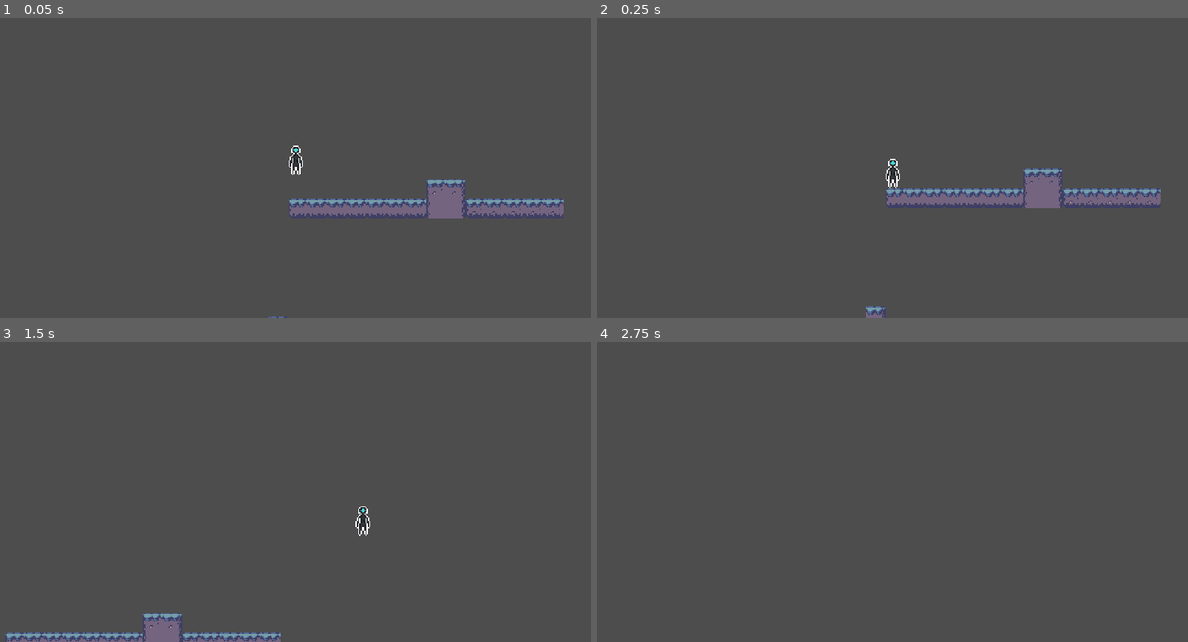
Above: before the commit, frames 1-4 (two rows, left to right).
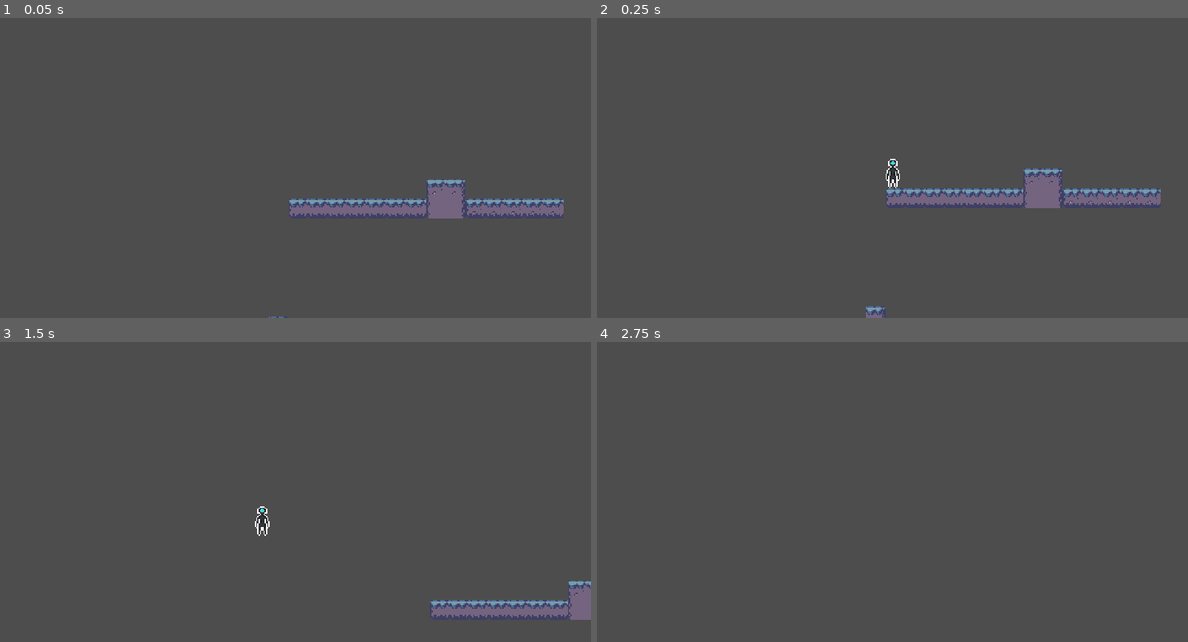
Above: after the commit, the same moments.

Repository: javsorbla/tfg-rotlc
Game: Godot game, scene res://scenes/Tutorial.tscn
Same seed, same stepped clock (60 frames per second), same inputs: the game is played once before the commit and once after it.
Inputs:
- Up to frame 1 (0.05 s): no input
- Up to frame 2 (0.25 s): no input
- Up to frame 3 (1.5 s): tap Enter (ui_accept) at 0.5, 0.77 s; hold Right (ui_right) from 0.53 s (still down)
- Up to frame 4 (2.75 s): tap Enter (ui_accept) at 1.52 s; release Right (ui_right) at 2.03 s; hold Left (ui_left) from 2.03 s (still down)

The runs differ from the first frame. In frame 1, 0.2% of the frame differs, in the area x 48-52%, y 42-53%; in frame 2, nothing differs; in frame 3, 3.2%, in the area x 0-100%, y 54-100%; in frame 4, nothing differs.

Commit message:
feat: crear estructura de carpetas de enemigos

Diff:
--- /dev/null
+++ b/Juego/enemies/bosses/Void.tscn
@@ -0,0 +1,5 @@
+[gd_scene format=3 uid="uid://735r17khk51e"]
+
+[node name="Vacio" type="CharacterBody2D"]
+
+[node name="CollisionShape2D" type="CollisionShape2D" parent="."]
--- a/Juego/player/Player.tscn
+++ b/Juego/player/Player.tscn
@@ -18,6 +18,11 @@
 "name": &"idle",
 "speed": 8.0
 }, {
+"frames": [],
+"loop": true,
+"name": &"jump",
+"speed": 5.0
+}, {
 "frames": [{
 "duration": 1.0,
 "texture": ExtResource("3_mbl5g")
@@ -36,4 +41,4 @@
 
 [node name="AnimatedSprite2D" type="AnimatedSprite2D" parent="."]
 sprite_frames = SubResource("SpriteFrames_1o3aa")
-animation = &"idle"
+animation = &"jump"
--- a/Juego/player/player.gd
+++ b/Juego/player/player.gd
@@ -1,8 +1,8 @@
 extends CharacterBody2D
 
 
-const SPEED = 300.0
-const JUMP_VELOCITY = -400.0
+const SPEED = -150.0
+const JUMP_VELOCITY = -300.0
 const DOUBLE_JUMP_VELOCITY = -350.0
 
 var can_double_jump = false
@@ -34,7 +34,6 @@
 
 func _update_animation():
 	if not is_on_floor():
-		# Aquí pondremos jump/fall cuando tengas esos sprites
 		pass
 	elif velocity.x != 0:
 		$AnimatedSprite2D.play("walk")
